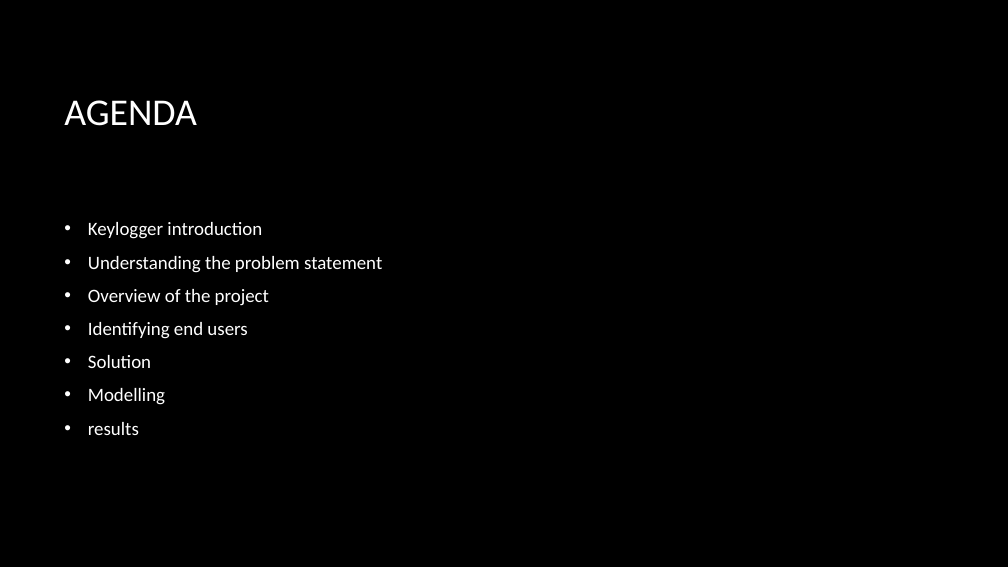
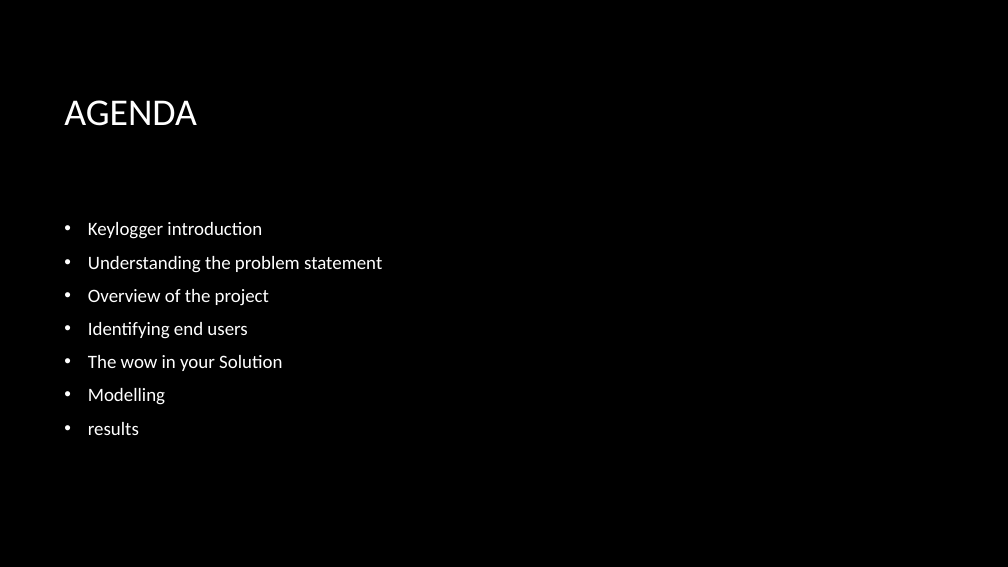
Before and after one commit to AHHarshi/hima_apssdc, a slide deck: slide 3 of hima.pptx. Drawn at 1008x567 pixels with LibreOffice and Linux fonts; fonts in the diff are those of the drawing; background and template pictures are left out. Boxes give left, top, right and bottom in pixels: in the first picture for what was removed or moved away, otherwise in the second. Text is boxed around its words. In the diff, an @@ line names an element or a change of style, - is before the commit and + after.

```diff
--- a/hima.pptx
+++ b/hima.pptx
@@ text at (x1=88, y1=355, x2=282, y2=371): text changed @@
-• Solution
+• The wow in your Solution
```
Also in this commit, not shown: 4 other slides changed, 2 slides added, 3 slides removed.
